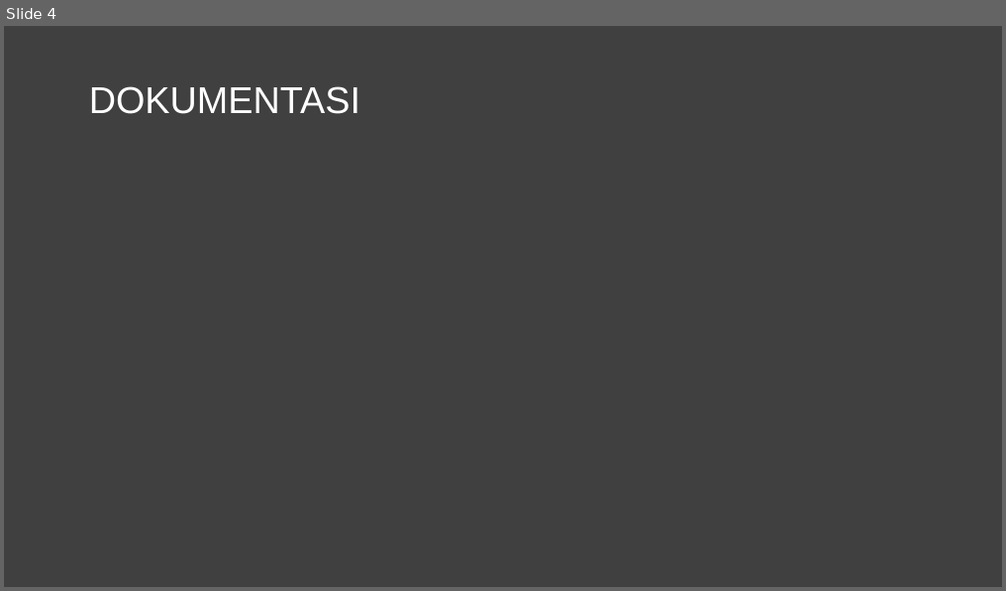
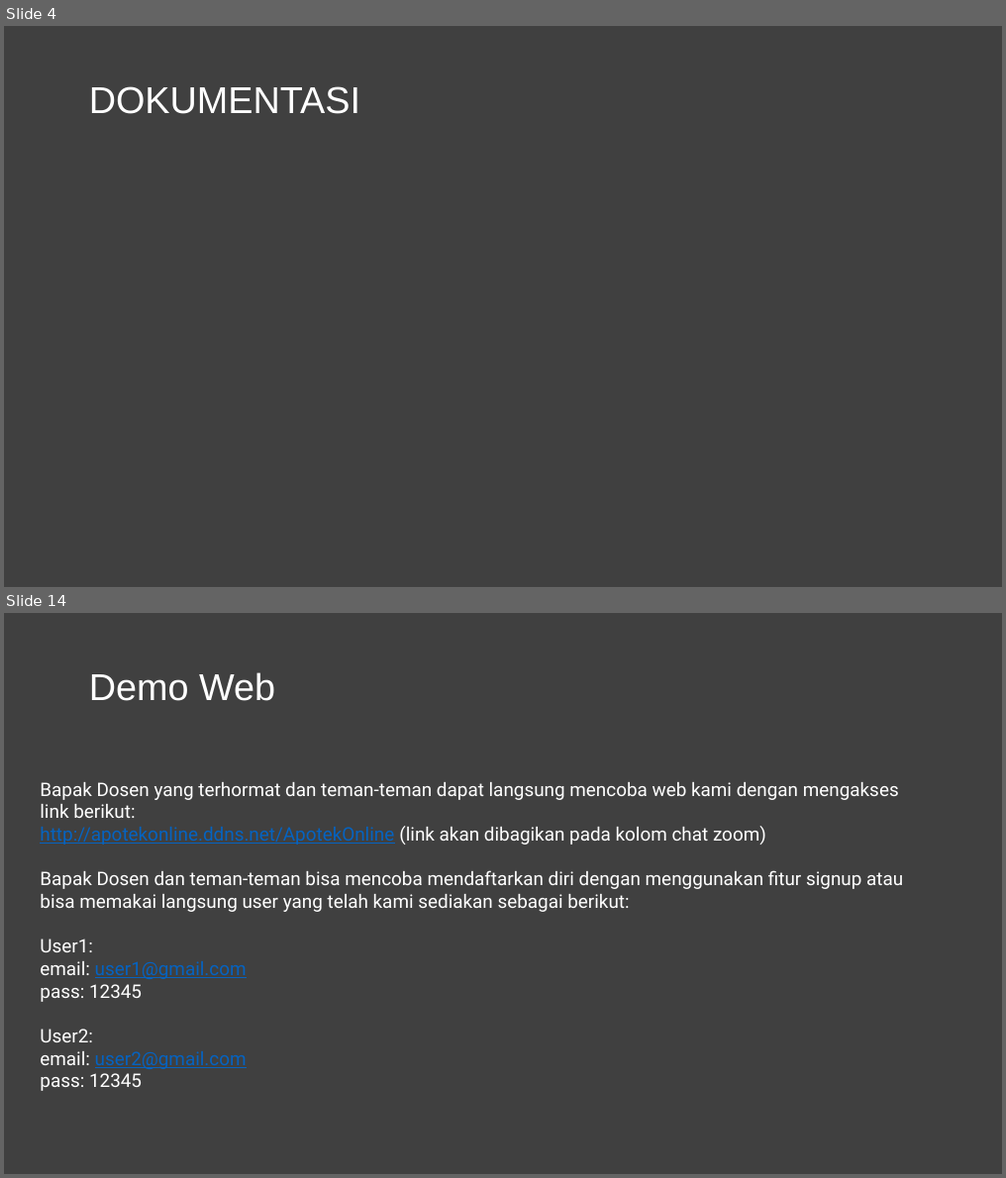
Before and after one commit to 2072008NicholasCH/ApotekOnline, a slide deck: Apotek Online.pptx. Shown one above the other, each under a label of ours: slide 4 before the commit, slides 4 and 14 after it; the slides between them are not shown. The pictures are 1006x591 and 1006x1178 pixels, drawn with LibreOffice and Linux fonts; fonts in the diff are those of the drawing. Boxes give left, top, right and bottom in pixels: in the first picture for what was removed or moved away, otherwise in the second. Text is boxed around its words. In the diff, an @@ line names an element or a change of style, - is before the commit and + after.

```diff
--- a/Apotek Online.pptx
+++ b/Apotek Online.pptx
@@ slide 14 added at box(4, 613, 1002, 1174), background #404040 @@
@@ text added at box(89, 672, 275, 701), 36 pt, text #FFFFFF @@
+Demo Web
@@ text added at box(40, 782, 903, 1091), 18 pt, text #FFFFFF @@
+Bapak Dosen yang terhormat dan teman-teman dapat langsung mencoba web kami dengan mengakses link berikut:
+http://apotekonline.ddns.net/ApotekOnline (link akan dibagikan pada kolom chat zoom)
+Bapak Dosen dan teman-teman bisa mencoba mendaftarkan diri dengan menggunakan fitur signup atau bisa memakai langsung user yang telah kami sediakan sebagai berikut:
+User1:
+email: user1@gmail.com
+pass: 12345
+User2:
+email: user2@gmail.com
+pass: 12345
```
Also in this commit, not shown: 9 other slides added.
